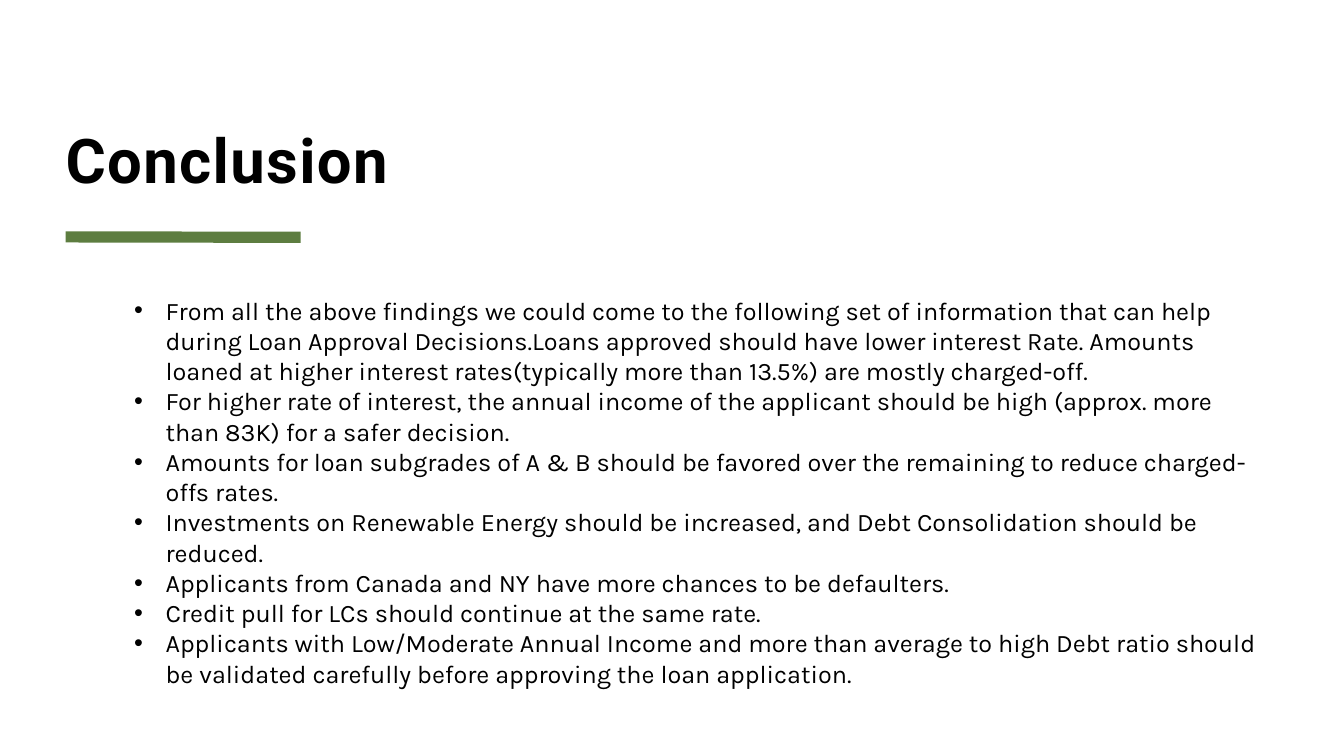
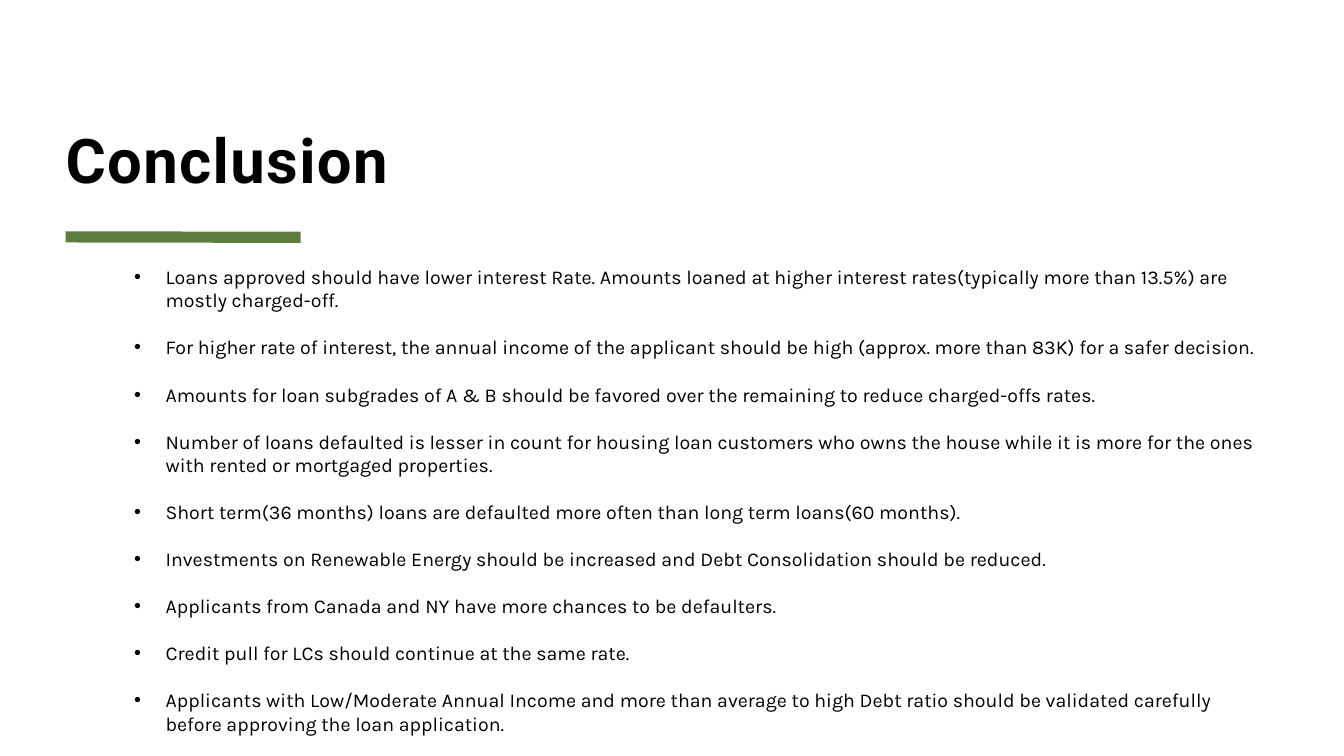
Before and after one commit to MallikaBera/LendingClubCaseStudy, a slide deck: slide 28 of Lending Club Case Study.pptx. Drawn at 1344x756 pixels with LibreOffice and Linux fonts; fonts in the diff are those of the drawing. Boxes give left, top, right and bottom in pixels: in the first picture for what was removed or moved away, otherwise in the second. Text is boxed around its words. In the diff, an @@ line names an element or a change of style, - is before the commit and + after.

Commit message:
Updated Conclusions

```diff
--- a/Lending Club Case Study.pptx
+++ b/Lending Club Case Study.pptx
@@ text at (166,270,1227,312): text changed; size 18 to 14 pt @@
-• From all the above findings we could come to the following set of information that can help during Loan Approval Decisions.Loans approved should have lower interest Rate. Amounts loaned at higher interest rates(typically more than 13.5%) are mostly charged-off.
+• Loans approved should have lower interest Rate. Amounts loaned at higher interest rates(typically more than 13.5%) are mostly charged-off.
@@ text at (166,340,1254,736): size 18 to 14 pt in "For higher rate of interest, the annual ...", "Amounts for loan subgrades of A & ...", "Applicants from Canada and NY have more ...", "Credit pull for LCs should continue at ..." and 1 more places @@
@@ text at (166,435,1253,571): text changed; size 18 to 14 pt @@
-• Investments on Renewable Energy should be increased, and Debt Consolidation should be reduced.
+• Number of loans defaulted is lesser in count for housing loan customers who owns the house while it is more for the ones with rented or mortgaged properties.
+• Short term(36 months) loans are defaulted more often than long term loans(60 months).
+• Investments on Renewable Energy should be increased and Debt Consolidation should be reduced.
```
